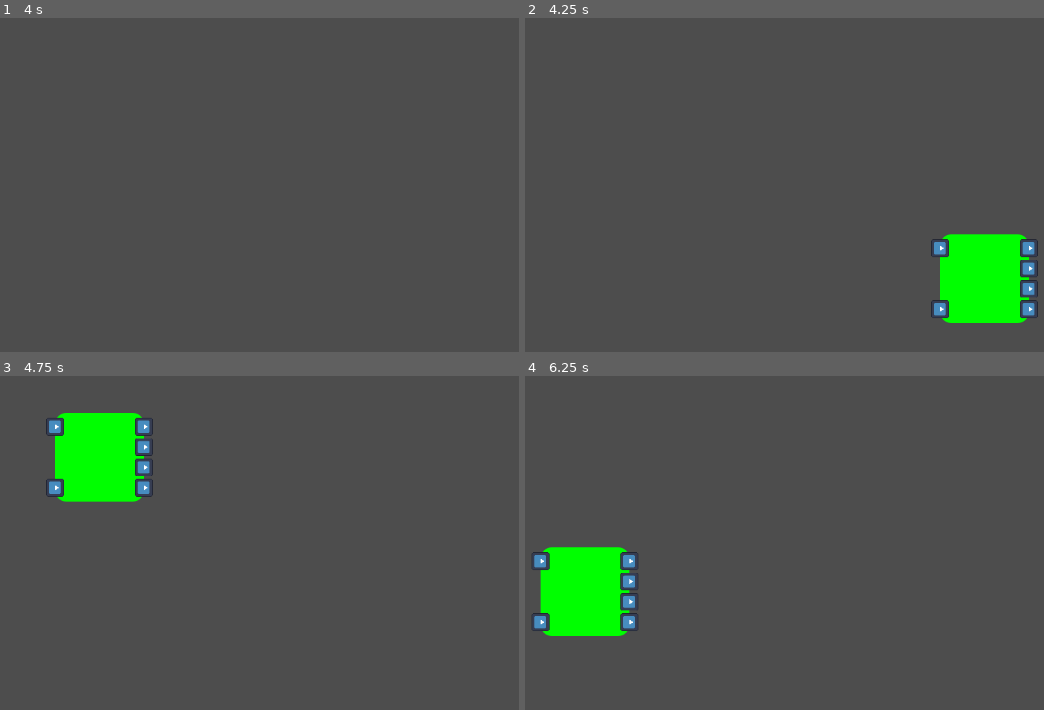
Above: before the commit, frames 1-4 (two rows, left to right).
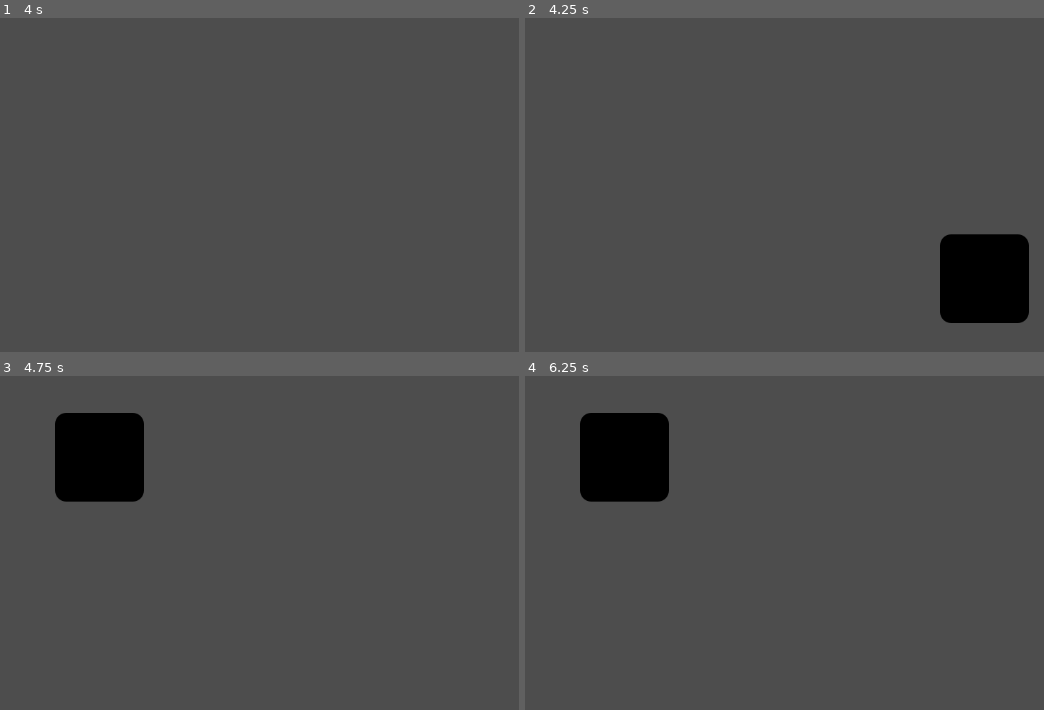
Above: after the commit, the same moments.

Repository: Andrien777/tvbuilder-m
Game: Godot game, scene res://main_scene.tscn
Two runs of this game, one before a commit and one after it. Both use one fixed random seed, a clock stepped at 60 frames per second and the inputs below. The engine's default icon, where the game draws it, is replaced by a stand-in: a white triangle on a blue panel in a dark square.
Inputs (mouse positions are in pixels of both pictures, inside the frame that each line leads up to):
- Up to frame 1 (4 s): tap Enter at 0.5, 2, 3.5 s; move the mouse to (394, 188) at 0.52 s; click (394, 188) at 0.67 s; tap Space at 1.25, 2.75 s; drag from (62, 235) to (181, 301) at 1.27 s; move the mouse to (301, 111) at 2.02 s; click (301, 111) at 2.17 s; drag from (181, 301) to (outside the picture) at 2.77 s; move the mouse to (456, 278) at 3.52 s; click (456, 278) at 3.67 s
- Up to frame 2 (4.25 s): tap C (create_debug_object) at 4.15 s
- Up to frame 3 (4.75 s): drag from (461, 636) to (98, 456) at 4.27 s
- Up to frame 4 (6.25 s): tap Space at 5 s; move the mouse to (670, 426) at 5.02 s; click (670, 426) at 5.17 s; drag from (711, 416) to (587, 593) at 5.77 s

Frame 1 is identical in both runs. In frame 2, 4.9% of the frame differs, in the area x 78-99%, y 64-92%; in frame 3, 4.9%; in frame 4, 9.2%, in the area x 1-28%, y 11-78%.
Error after the commit: Cannot call method 'get_as_text' on a null value. (res://components/component_specification.gd:12)

Commit message:
Needs testing

Diff:
--- a/components/circuit_component.gd
+++ b/components/circuit_component.gd
@@ -17,12 +17,11 @@
 	#var texture = load(spec.texture)
 	sprite.texture = test_texture
 
-	sprite.modulate = Color(0.0, 100.0, 0.0, 1.0)
+	sprite.modulate = Color(0.0, 0.0, 0.0, 1.0)
 	# Render texture and set height-width
 	add_child(hitbox)
 	add_child(sprite)
 	initialize_pins(spec.pinSpecifications, test_texture.get_size())
-	self.rotation_degrees=90
 
 func initialize_pins(spec: Array, ic_shape:Vector2)->void:
 	var side_count = {"TOP":0, "BOTTOM":0, "LEFT":0, "RIGHT":0}
@@ -39,9 +38,15 @@
 				side_count["BOTTOM"]+=1
 	for k in side_count:
 		if k=="TOP" or k=="BOTTOM": #if pins are spaced horizontally
-			side_margin[k] = (ic_shape.x-2*side_padding)/(side_count[k]-1)
+			if side_count[k] != 1:
+				side_margin[k] = (ic_shape.x-2*side_padding)/(side_count[k]-1)
+			else:
+				side_margin[k] = 0
 		else: # or vertically
-			side_margin[k] = (ic_shape.y-2*side_padding)/(side_count[k]-1)
+			if side_count[k] != 1:
+				side_margin[k] = (ic_shape.y-2*side_padding)/(side_count[k]-1)
+			else:
+				side_margin[k] = 0
 
 
 	var side_index = {"TOP":0, "BOTTOM":0, "LEFT":0, "RIGHT":0}
--- a/components/pin.gd
+++ b/components/pin.gd
@@ -11,6 +11,7 @@
 var readable_name: String
 var description: String
 var sprite_shape: Vector2
+var dependencies: Array[Pin]
 func initialize(spec: PinSpecification, state: NetConstants.LEVEL, parent: Node2D)->void:
 	self.input_pickable = true
 	self.state = state
--- a/main_scene.gd
+++ b/main_scene.gd
@@ -12,8 +12,12 @@
 func _input(event):
 	if event.is_action_pressed("create_debug_object"):
 		var spec = ComponentSpecification.new()
-		spec.initialize_from_json("res://sample.json")
+		spec.initialize_from_json("res://switch.json")
 		var comp = CircuitComponent.new()
 		comp.initialize(spec)
 		comp.position = get_global_mouse_position()
 		add_child(comp)
+		#var switch = Switch.new()
+		#switch.initialize(spec)
+		#switch.position = get_global_mouse_position()
+		#add_child(switch)
--- a/netlist/component_manager.gd
+++ /dev/null
@@ -1,59 +0,0 @@
-extends Object
-
-class_name CircuitComponentManager # TODO: think of a more suitable name
-
-var all_pins: Dictionary # I am unsure of where this should come from
-func add_pin(pin: Pin):
-	all_pins[pin] = null
-func remove_pin(pin: Pin):
-	all_pins.erase(pin)
-
-
-func work_it_out() -> void:
-	var graph_components = _init_graph_components()
-	for component in graph_components:
-		var pins = component.pins
-		for pin in pins:
-			# Если значение ножки не зависит от любого другого значения ножки,
-			# то с неё можно начинать обход
-			if !_is_dependent_on_anything(pin):
-
-				pass
-			pass
-
-# А мне точно вообще нужны компоненты связности? Зачем я это делаю?
-func _init_graph_components() -> Array[GraphComponent]:
-	var graph_components: Array[GraphComponent]
-	var visited_pins: Dictionary
-	var visited_circuit_components: Dictionary
-	for pin in all_pins: visited_pins[pin] = false
-
-	for pin_index in range(all_pins.size()):
-		if visited_pins[pin_index]: continue
-		var current_component = GraphComponent.new()
-		var pin = all_pins[pin_index]
-		var queue: Array[Pin] = [pin]
-		visited_pins[pin] = true
-		while true:
-			var current_pin = queue.pop_back()
-			for new_pin in current_pin.connections_to + \
-				current_pin.connections_from + \
-				current_pin.parent.pins:
-				if !visited_pins[new_pin]:
-					queue.push_back(new_pin)
-					visited_pins[new_pin] = true
-
-			current_component.append(current_pin)
-
-		graph_components.append(current_component)
-
-	return graph_components
-
-func _is_dependent_on_anything(pin: Pin) -> bool:
-	if (!pin.connections_to.is_empty()):
-		return true
-	for pin_ in pin.parent_circuit.pins:
-		if !pin_.connections_to.is_empty():
-			return true
-
-	return false
